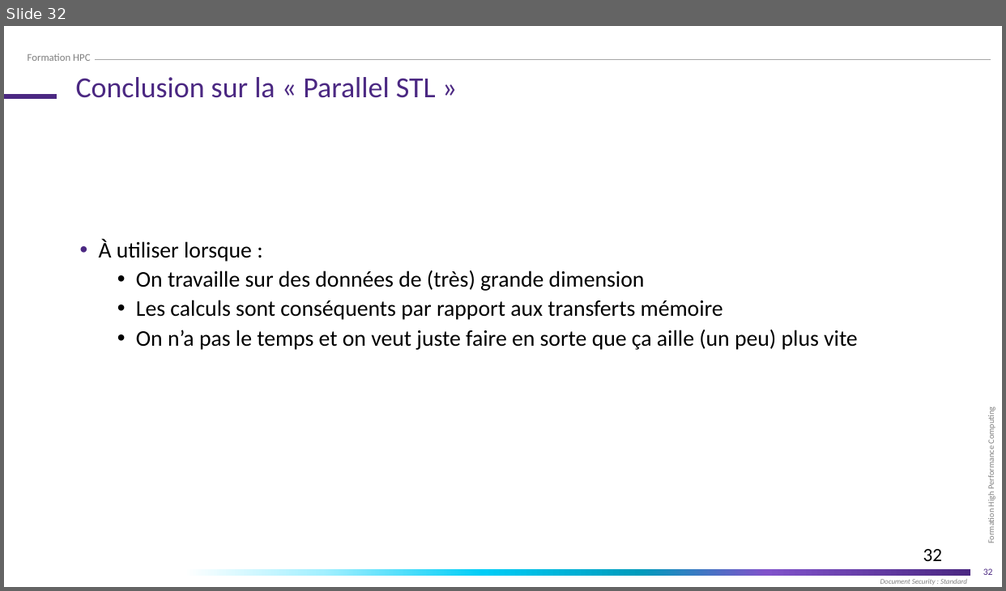
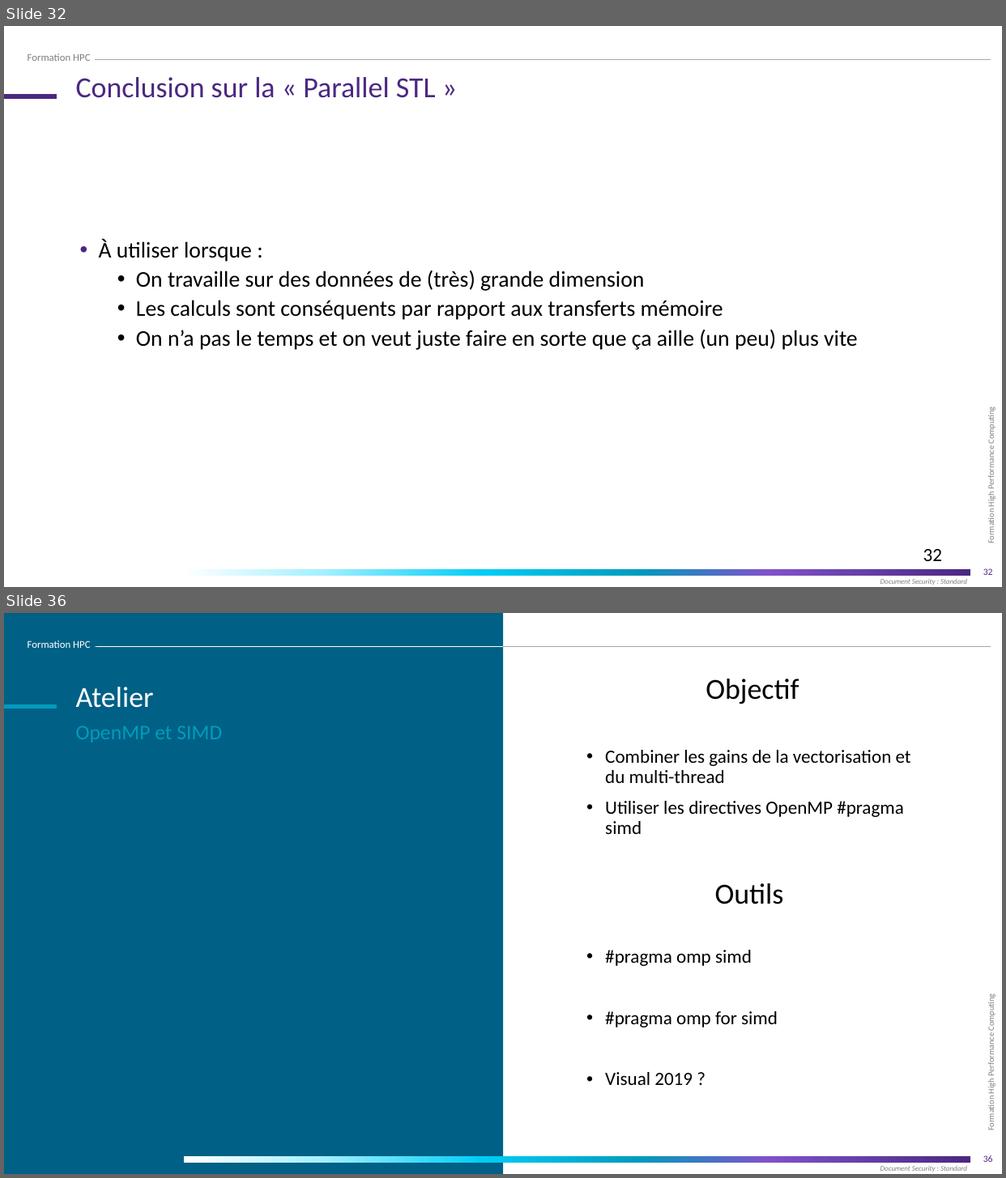
Before and after one commit to franckginguene/hpc_formation_scalian, a slide deck: Diapos/High_Performance_Computing_OpenMP.pptx. Shown one above the other, each under a label of ours: slide 32 before the commit, slides 32 and 36 after it; the slides between them are not shown. The pictures are 1006x591 and 1006x1178 pixels, drawn with LibreOffice and Linux fonts; fonts in the diff are those of the drawing; background and template pictures are left out. Boxes give left, top, right and bottom in pixels: in the first picture for what was removed or moved away, otherwise in the second. Text is boxed around its words. In the diff, an @@ line names an element or a change of style, - is before the commit and + after.

```diff
--- a/Diapos/High_Performance_Computing_OpenMP.pptx
+++ b/Diapos/High_Performance_Computing_OpenMP.pptx
@@ slide 36 added at [4,613,1002,1174], background #FFFFFF; not listed: 5 template elements that a slide beside it also shows @@
@@ rectangle added at [4,613,503,1174], fill #006085 @@
@@ text added at [27,641,90,648], 10 pt, text #FFFFFF @@
+Formation HPC
@@ line added from (96, 647) to (503, 647), #FFFFFF 0.5 pt @@
@@ text added at [705,679,799,704], 28 pt, text #000000 @@
+Objectif
@@ line added from (4, 707) to (57, 707), #009CBC 4.5 pt @@
@@ title added at [76,687,154,708], 28 pt, text #FFFFFF @@
+Atelier
@@ text added at [76,726,222,743], 20 pt, text #009CBC @@
+OpenMP et SIMD
@@ text added at [605,750,911,834], 18 pt, text #000000 @@
+• Combiner les gains de la vectorisation et du multi-thread
+• Utiliser les directives OpenMP #pragma simd
@@ text added at [715,884,784,905], 28 pt, text #000000 @@
+Outils
@@ text added at [605,950,778,1085], 18 pt, text #000000 @@
+• #pragma omp simd
+• #pragma omp for simd
+• Visual 2019 ?
```
Also in this commit, not shown: 7 slides changed, 3 other slides added, 2 other files.
